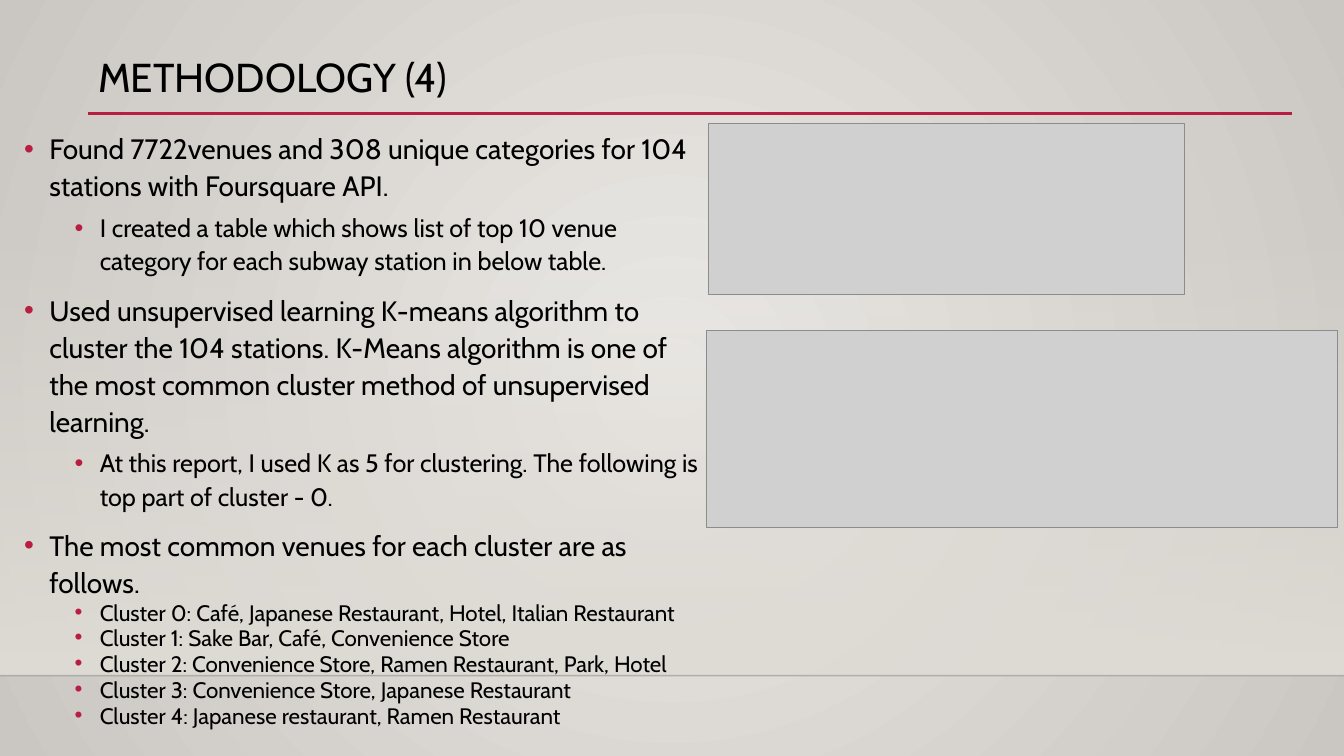
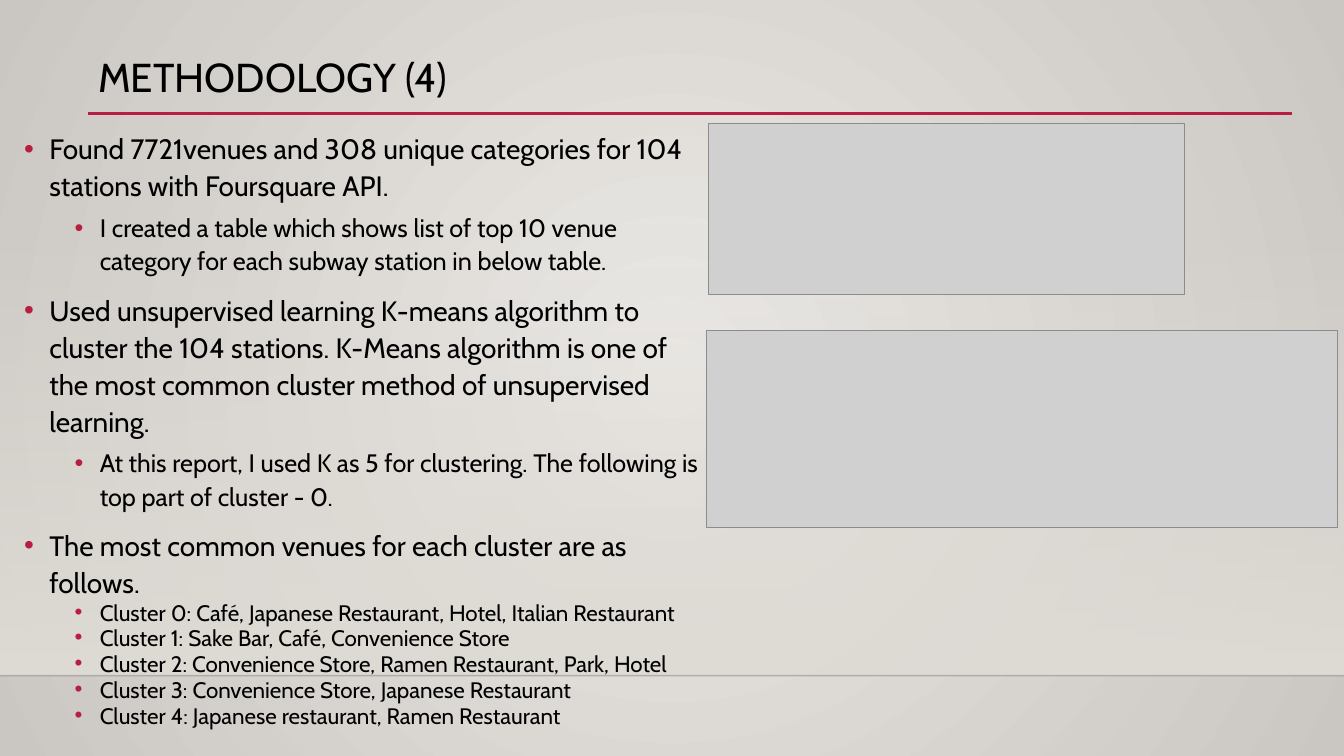
Before and after one commit to yosiaoba/Coursera_Capstone, a slide deck: slide 8 of Capstone Project - Land Prices & Venues Data Analysis of Tokyo Metropolis - final.pptx. Drawn at 1344x756 pixels with LibreOffice and Linux fonts; fonts in the diff are those of the drawing; grey boxes stand for pictures; background and template pictures are left out. Boxes give left, top, right and bottom in pixels: in the first picture for what was removed or moved away, otherwise in the second. Text is boxed around its words. In the diff, an @@ line names an element or a change of style, - is before the commit and + after.

```diff
--- a/Capstone Project - Land Prices & Venues Data Analysis of Tokyo Metropolis - final.pptx
+++ b/Capstone Project - Land Prices & Venues Data Analysis of Tokyo Metropolis - final.pptx
@@ text at (49, 138, 683, 203): text changed @@
-• Found 7722venues and 308 unique categories for 104 stations with Foursquare API.
+• Found 7721venues and 308 unique categories for 104 stations with Foursquare API.
```
